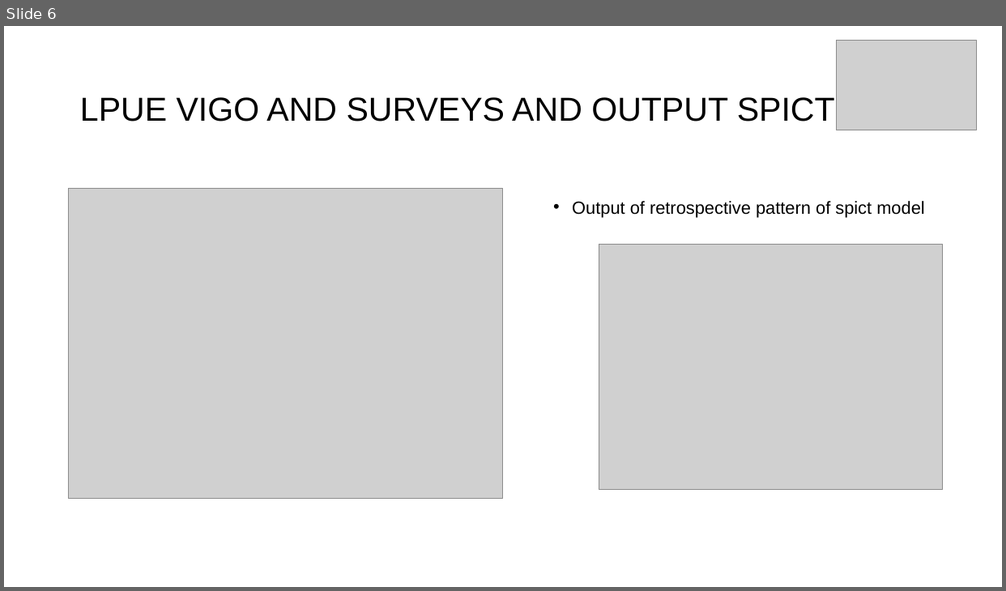
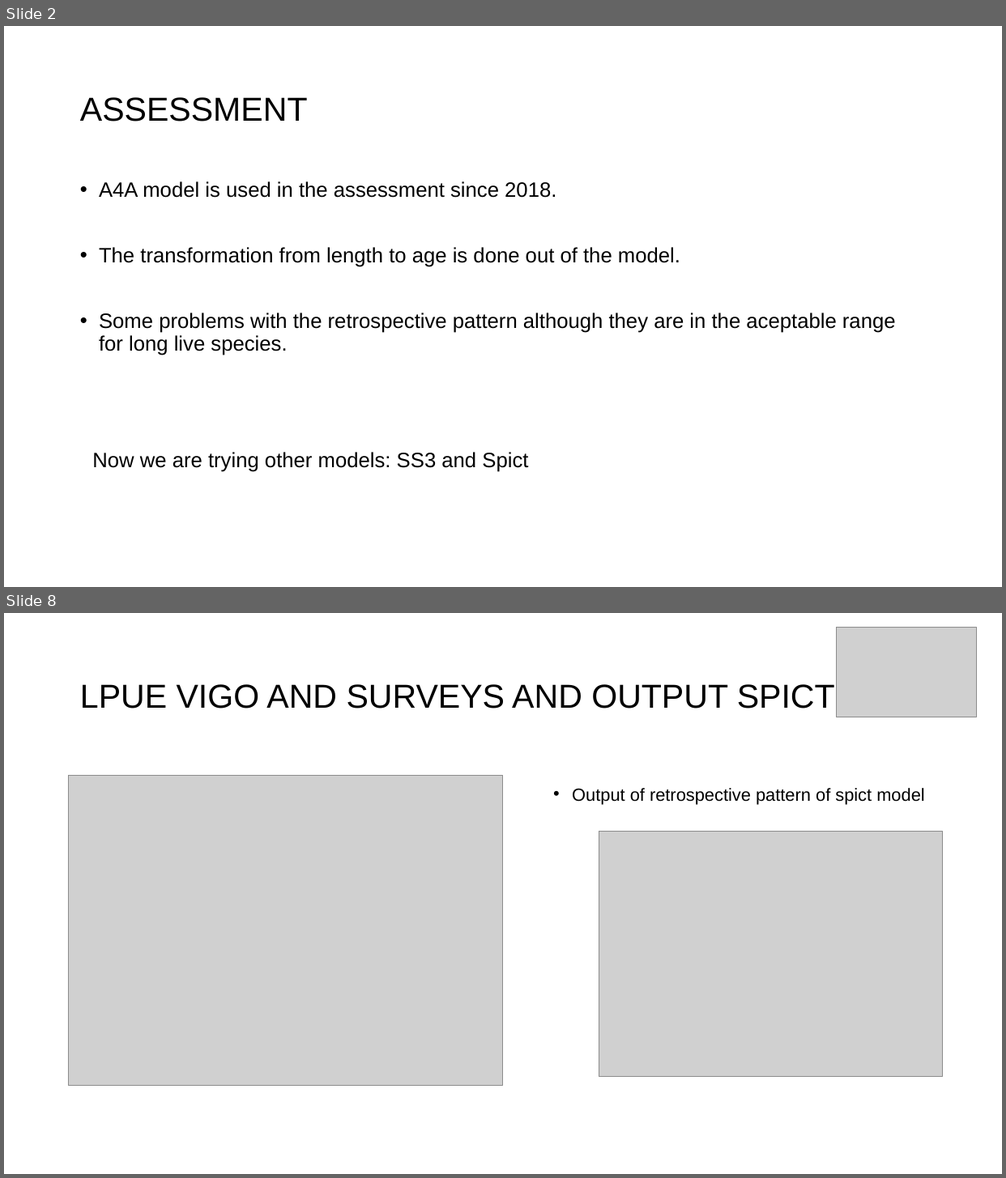
Before and after one commit to MartaCousido/Spict-IMPRESS, a slide deck: mon78abd_spict/Presentation/Mon78abd_spict.pptx. Shown one above the other, each under a label of ours: slide 6 before the commit, slides 2 and 8 after it; the slides between them are not shown. The pictures are 1006x591 and 1006x1178 pixels, drawn with LibreOffice and Linux fonts; fonts in the diff are those of the drawing; grey boxes stand for pictures. Boxes give left, top, right and bottom in pixels: in the first picture for what was removed or moved away, otherwise in the second. Text is boxed around its words. In the diff, an @@ line names an element or a change of style, - is before the commit and + after.

```diff
--- a/mon78abd_spict/Presentation/Mon78abd_spict.pptx
+++ b/mon78abd_spict/Presentation/Mon78abd_spict.pptx
@@ slide 2 added at (x1=4, y1=26, x2=1002, y2=587), background #FFFFFF @@
@@ title added at (x1=80, y1=97, x2=308, y2=122), 32 pt, text #000000 @@
+ASSESSMENT
@@ text added at (x1=99, y1=182, x2=896, y2=356), 20 pt, text #000000 @@
+• A4A model is used in the assessment since 2018.
+• The transformation from length to age is done out of the model.
+• Some problems with the retrospective pattern although they are in the aceptable range for long live species.
@@ text added at (x1=92, y1=452, x2=528, y2=472), 20 pt, text #000000 @@
+Now we are trying other models: SS3 and Spict
@@ what was slide 6 is now slide 8 @@
```
Also in this commit, not shown: 5 slides changed, 2 other slides added, 1 slide removed.
